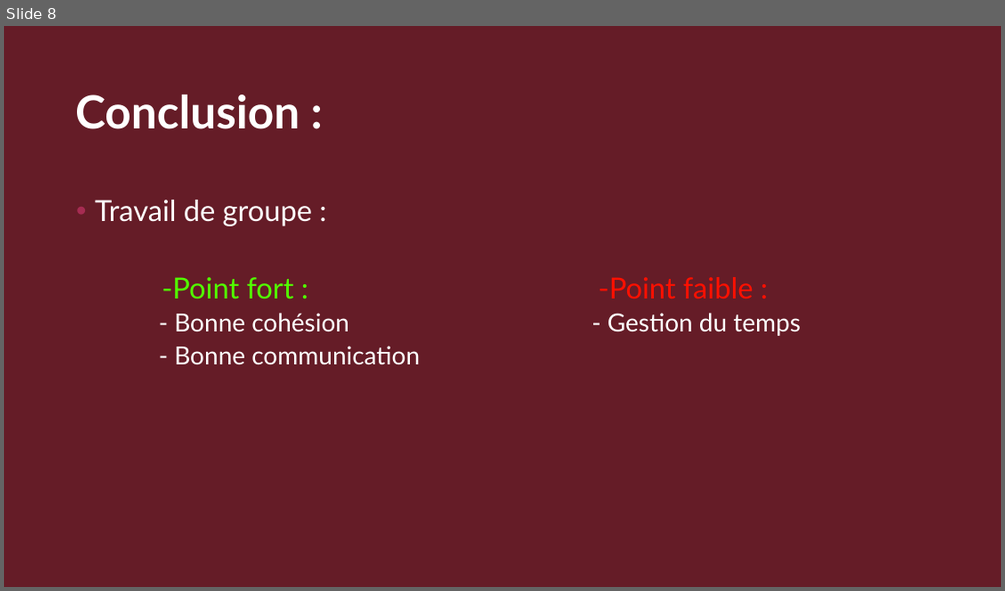
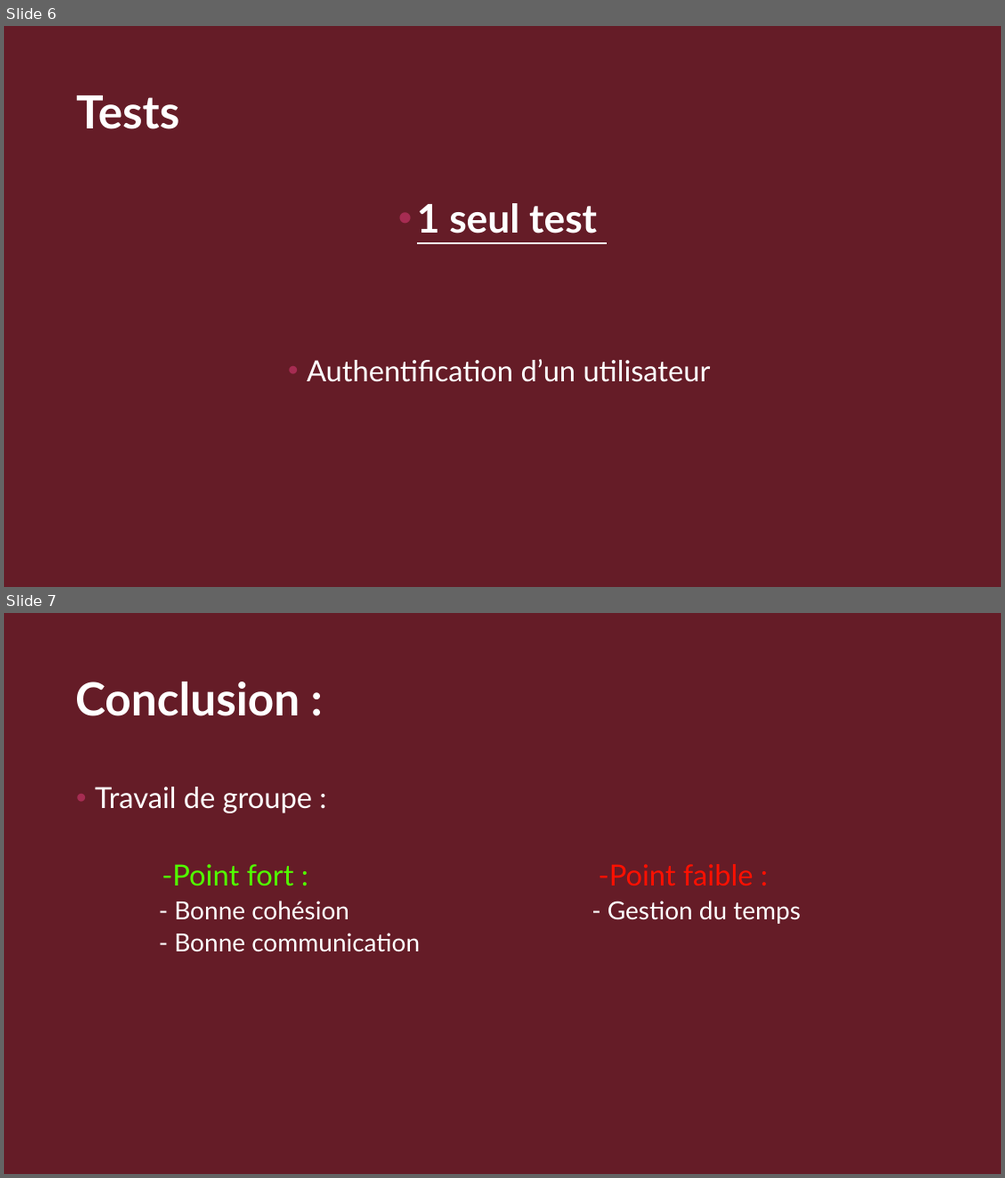
Before and after one commit to Looris2/LINFO1212-2023-8, a slide deck: Présentation APPSINF.pptx. Shown one above the other, each under a label of ours: slide 8 before the commit, slides 6 and 7 after it. The pictures are 1005x591 and 1005x1178 pixels, drawn with LibreOffice and Linux fonts; fonts in the diff are those of the drawing; background and template pictures are left out. Boxes give left, top, right and bottom in pixels: in the first picture for what was removed or moved away, otherwise in the second. Text is boxed around its words. In the diff, an @@ line names an element or a change of style, - is before the commit and + after.

```diff
--- a/Présentation APPSINF.pptx
+++ b/Présentation APPSINF.pptx
@@ slide 6 added at (4, 26, 1001, 587), background #FFFFFF; not listed: 1 template element that a slide beside it also shows @@
@@ title added at (76, 95, 179, 129), 44 pt, text #FFFFFF, bold @@
+Tests
@@ text added at (307, 203, 711, 382), 28 pt, text #FFFFFF @@
+• 1 seul test
+• Authentification d’un utilisateur
@@ what was slide 8 is now slide 7 @@
```
Also in this commit, not shown: 2 slides removed, 1 other file.
